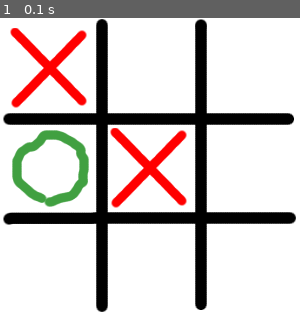
Above: before the commit, frame 1.
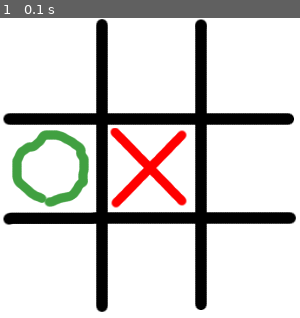
Above: after the commit, the same moment.

Repository: robertberry-zz/pygame-tictactoe
Game: pygame game, started from tictactoe.py
Same seed, same stepped clock (60 frames per second), same inputs: the game is played once before the commit and once after it. The source is Python 2; it was converted automatically to run under Python 3.
Inputs:
- Up to frame 1 (0.1 s): no input

The runs differ from the first frame. In frame 1, 2.2% of the frame differs, in the area x 3-29%, y 3-30%.

Commit message:
AI is working.

Diff:
--- a/tictactoe.py
+++ b/tictactoe.py
@@ -69,6 +69,7 @@
         """Inserts a piece into the grid at the given co-ordinates."""
         piece.rect.topleft = self.get_top_left(x, y)
         self.group.add(piece)
+        self.data[x][y] = piece
 
     def draw(self, screen):
         screen.blit(self.image, (0, 0))
@@ -169,7 +170,6 @@
     clock = pygame.time.Clock()
 
     grid = Grid()
-    grid.insert(0, 0, Cross())
     grid.insert(0, 1, Nought())
     grid.insert(1, 1, Cross())
 
